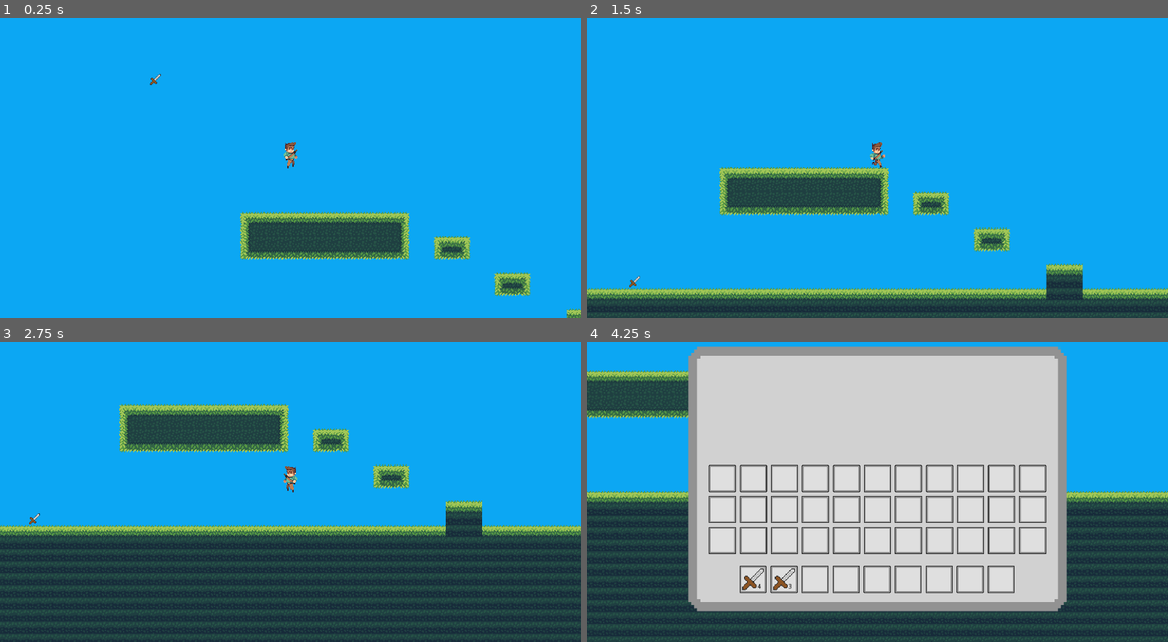
Above: before the commit, frames 1-4 (two rows, left to right).
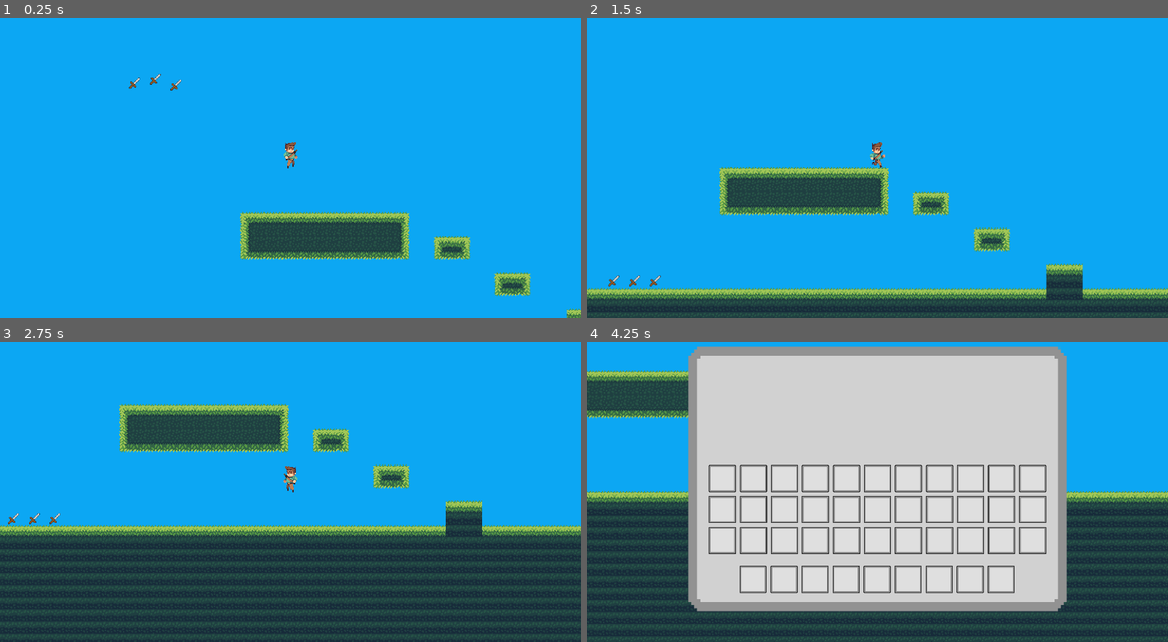
Above: after the commit, the same moments.

Repository: MysteryCoder456/Terons-Crusade
Game: Godot game, scene res://src/scenes/world.tscn
Same seed, same stepped clock (60 frames per second), same inputs: the game is played once before the commit and once after it.
Inputs (mouse positions are in pixels of both pictures, inside the frame that each line leads up to):
- Up to frame 1 (0.25 s): no input
- Up to frame 2 (1.5 s): move the mouse to (1005, 138) at 0.52 s; hold D (move_right) from 0.53 s (still down); click (1005, 138) at 0.6 s; tap W (jump) at 0.77 s; right-click (1005, 138) at 0.8 s; move the mouse to (761, 171) at 1.27 s; right-click (761, 171) at 1.35 s; click (761, 171) at 1.42 s
- Up to frame 3 (2.75 s): tap W (jump) at 1.52 s; tap R (pickup_item, bound only after the commit) at 1.55, 2.1 s; move the mouse to (348, 408) at 2.02 s; release D (move_right) at 2.03 s; hold A (move_left) from 2.03 s (still down); click (348, 408) at 2.3 s
- Up to frame 4 (4.25 s): move the mouse to (848, 543) at 2.77 s; release A (move_left) at 2.78 s; hold D (move_right) from 2.78 s (still down); click (848, 543) at 2.85 s; tap W (jump) at 3.02, 3.77 s; right-click (848, 543) at 3.05 s; move the mouse to (1051, 528) at 3.52 s; right-click (1051, 528) at 3.6 s; click (1051, 528) at 3.67 s; tap R (pickup_item, bound only after the commit) at 3.8 s; tap E (open_inventory) at 4.15 s

The runs differ from the first frame. In frame 1, less than 0.1% of the frame differs, in the area x 22-32%, y 18-25%; in frame 2, less than 0.1%; in frame 3, less than 0.1%; in frame 4, 0.2%, in the area x 26-36%, y 75-83%.

Commit message:
added item picking up

Diff:
--- a/Terons-Crusade/data/item_data.json
+++ b/Terons-Crusade/data/item_data.json
@@ -1,7 +1,7 @@
 {
     "Sword": {
         "category": "weapon",
-        "stack_size": 5,
+        "stack_size": 1,
         "damage": 5
     },
     "Dirt Block": {
--- a/Terons-Crusade/project.godot
+++ b/Terons-Crusade/project.godot
@@ -69,6 +69,12 @@
 , Object(InputEventJoypadButton,"resource_local_to_scene":false,"resource_name":"","device":0,"button_index":2,"pressure":0.0,"pressed":false,"script":null)
  ]
 }
+pickup_item={
+"deadzone": 0.5,
+"events": [ Object(InputEventKey,"resource_local_to_scene":false,"resource_name":"","device":0,"alt":false,"shift":false,"control":false,"meta":false,"command":false,"pressed":false,"scancode":82,"unicode":0,"echo":false,"script":null)
+, Object(InputEventJoypadButton,"resource_local_to_scene":false,"resource_name":"","device":0,"button_index":13,"pressure":0.0,"pressed":false,"script":null)
+ ]
+}
 
 [layer_names]
 
--- a/Terons-Crusade/src/actors/ItemDrop.tscn
+++ b/Terons-Crusade/src/actors/ItemDrop.tscn
@@ -16,18 +16,20 @@
 tracks/0/imported = false
 tracks/0/enabled = true
 tracks/0/keys = {
-"times": PoolRealArray( 0, 0.5 ),
+"times": PoolRealArray( -0.01, 0.5 ),
 "transitions": PoolRealArray( 1, 1 ),
 "update": 0,
-"values": [ Vector2( 0, 0 ), Vector2( 0, -5 ) ]
+"values": [ Vector2( 0, 0 ), Vector2( 0, -10 ) ]
 }
 
 [node name="ItemDrop" type="KinematicBody2D"]
 scale = Vector2( 0.2, 0.2 )
 collision_layer = 8
 script = ExtResource( 2 )
+speed = 40000.0
 
 [node name="Sprite" type="Sprite" parent="."]
+position = Vector2( 0, -3.12594 )
 texture = ExtResource( 1 )
 
 [node name="CollisionShape2D" type="CollisionShape2D" parent="."]
--- a/Terons-Crusade/src/actors/Player.tscn
+++ b/Terons-Crusade/src/actors/Player.tscn
@@ -8,7 +8,7 @@
 extents = Vector2( 10, 16 )
 
 [sub_resource type="RectangleShape2D" id=2]
-extents = Vector2( 20, 20 )
+extents = Vector2( 30, 30 )
 
 [node name="Player" type="KinematicBody2D"]
 collision_layer = 4
@@ -32,7 +32,10 @@
 visible = false
 
 [node name="ItemPickupDetector" type="Area2D" parent="."]
+collision_layer = 4
+collision_mask = 8
 
 [node name="CollisionShape2D" type="CollisionShape2D" parent="ItemPickupDetector"]
-visible = false
 shape = SubResource( 2 )
+[connection signal="body_entered" from="ItemPickupDetector" to="." method="_on_ItemPickupDetector_body_entered"]
+[connection signal="body_exited" from="ItemPickupDetector" to="." method="_on_ItemPickupDetector_body_exited"]
--- a/Terons-Crusade/src/scenes/world.tscn
+++ b/Terons-Crusade/src/scenes/world.tscn
@@ -19,3 +19,10 @@
 tile_data = PoolIntArray( 851975, 0, 0, 851976, 0, 1, 851977, 0, 1, 851978, 0, 1, 851979, 0, 1, 851980, 0, 1, 851981, 0 …(34484 unchanged characters)…
 
 [node name="ItemDrop" parent="." instance=ExtResource( 4 )]
+
+[node name="ItemDrop2" parent="." instance=ExtResource( 4 )]
+position = Vector2( 27.2195, 7.87932 )
+
+[node name="ItemDrop3" parent="." instance=ExtResource( 4 )]
+position = Vector2( -27.5776, 5.37225 )
+speed = 4000.0
--- a/Terons-Crusade/src/scripts/Globals.gd
+++ b/Terons-Crusade/src/scripts/Globals.gd
@@ -1,3 +1,51 @@
 extends Node
 
 var gravity = 1000
+
+var player_hotbar = {
+	0: null,
+	1: null,
+	2: null,
+	3: null,
+	4: null,
+	5: null,
+	6: null,
+	7: null,
+	8: null
+}
+
+var player_inventory = {
+	0: null,
+	1: null,
+	2: null,
+	3: null,
+	4: null,
+	5: null,
+	6: null,
+	7: null,
+	8: null,
+	9: null,
+	10: null,
+	11: null,
+	12: null,
+	13: null,
+	14: null,
+	15: null,
+	16: null,
+	17: null,
+	18: null,
+	19: null,
+	20: null,
+	21: null,
+	22: null,
+	23: null,
+	24: null,
+	25: null,
+	26: null,
+	27: null,
+	28: null,
+	29: null,
+	30: null,
+	31: null,
+	32: null
+}
--- a/Terons-Crusade/src/scripts/Inventory.gd
+++ b/Terons-Crusade/src/scripts/Inventory.gd
@@ -1,19 +1,22 @@
 extends Node2D
 
 const Slot = preload("res://src/scripts/Slot.gd")
+const Item = preload("res://src/scripts/Item.gd")
 var held_item = null
 
 
 func _ready():
 	for slot in $MainInventory.get_children():
-		slot.connect("gui_input", self, "slot_gui_input", [slot])
+		slot.connect("gui_input", self, "slot_gui_input", [slot, false])
 
 	for slot in $Hotbar.get_children():
-		slot.connect("gui_input", self, "slot_gui_input", [slot])
+		slot.connect("gui_input", self, "slot_gui_input", [slot, true])
 
-func slot_gui_input(event: InputEvent, slot: Slot):
+func slot_gui_input(event: InputEvent, slot: Slot, in_hotbar):
 	if event is InputEventMouseButton:
 		if event.button_index == BUTTON_LEFT and event.pressed:
+			var slot_id = int(slot.name.replace("Slot", ""))
+
 			if held_item:
 				if !slot.item:
 					held_item.position = Vector2(7.2, 7.2)
@@ -41,6 +44,79 @@
 					held_item = slot.item
 					held_item.global_position = get_global_mouse_position()
 					slot.pick_item()
+					if in_hotbar:
+						Globals.player_hotbar[slot_id - 1] = null
+					else:
+						Globals.player_inventory[slot_id - 1] = null
+
+
+			# Update inventory variables
+			if slot.item:
+				var item_info = [slot.item.item_name, slot.item.item_quantity]
+				if in_hotbar:
+					Globals.player_hotbar[slot_id - 1] = item_info
+				else:
+					Globals.player_inventory[slot_id - 1] = item_info
+				print(Globals.player_hotbar)
+
+
+func add_item(item: Item) -> bool:
+	var free_slot = null
+	var slot_found = false
+	var slot_found_in_hotbar = false
+
+	# Find existing stack in hotbar
+	for slot in $Hotbar.get_children():
+		if slot.item:
+			if slot.item.item_name == item.item_name:
+				if slot.item.item_quantity + item.item_quantity <= item.stack_size:
+					slot.item.add_item_quantity(item.item_quantity)
+					free_slot = slot
+					slot_found = true
+					slot_found_in_hotbar = true
+					break
+
+#	# Find existing stack in inventory
+	if not slot_found:
+		for slot in $MainInventory.get_children():
+			if slot.item:
+				if slot.item.item_name == item.item_name:
+					if slot.item.item_quantity + item.item_quantity <= item.stack_size:
+						slot.item.add_item_quantity(item.item_quantity)
+						free_slot = slot
+						slot_found = true
+						break
+#
+#	# Find free slot in hotbar
+	if not slot_found:
+		for slot in $Hotbar.get_children():
+			if not slot.item:
+				item.position = Vector2(7.2, 7.2)
+				slot.place_item(item)
+				free_slot = slot
+				slot_found = true
+				slot_found_in_hotbar = true
+				break
+#
+#	# Find free slot in inventory
+	if not slot_found:
+		for slot in $MainInventory.get_children():
+			if not slot.item:
+				slot.place_item(item)
+				free_slot = slot
+				slot_found = true
+				break
+
+	if slot_found:
+		var slot_id = int(free_slot.name.replace("Slot", ""))
+		var item_info = [free_slot.item.item_name, free_slot.item.item_quantity]
+		if slot_found_in_hotbar:
+			Globals.player_hotbar[slot_id - 1] = item_info
+		else:
+			Globals.player_inventory[slot_id - 1] = item_info
+		print(Globals.player_hotbar)
+
+	return slot_found
 
 
 func _physics_process(delta):
--- a/Terons-Crusade/src/scripts/Item.gd
+++ b/Terons-Crusade/src/scripts/Item.gd
@@ -1,14 +1,18 @@
 extends Node2D
 
 var item_name
-var item_quantity = 1
-var stack_size = 64
+var item_quantity
+var stack_size
+
+func init(name, quantity):
+	item_name = name
+	item_quantity = quantity
+	stack_size = int(JsonData.item_data[item_name]["stack_size"])
 
 
 func _ready():
 	$TextureRect.texture = load("res://assets/items/" + item_name + "/" + item_name + ".png")
 	$Label.text = String(item_quantity)
-	stack_size = int(JsonData.item_data[item_name]["stack_size"])
 
 	if stack_size == 1:
 		$Label.visible = false
--- a/Terons-Crusade/src/scripts/ItemDrop.gd
+++ b/Terons-Crusade/src/scripts/ItemDrop.gd
@@ -1,7 +1,14 @@
 extends KinematicBody2D
 
-var item_name = "Sword"
+const Player = preload("res://src/scripts/Player.gd")
+const Item = preload("res://src/ui/Item.tscn")
+
+export var speed: float = 4000
+export var item_name = "Sword"
+export var item_quantity = 1
 var velocity: Vector2
+var is_picked_up = false
+var player: Player
 
 
 func _ready():
@@ -9,5 +16,24 @@
 
 
 func _physics_process(delta):
-	velocity.y += Globals.gravity * delta
+	if is_picked_up:
+		var direction = global_position.direction_to(player.global_position)
+		velocity = velocity.move_toward(direction * speed, Globals.gravity * delta)
+
+		if global_position.distance_to(player.global_position) < 7:
+			var item = Item.instance()
+			item.init(self.item_name, self.item_quantity)
+			var pickup_success = player.get_node("Inventory").add_item(item)
+
+			if pickup_success:
+				queue_free()
+			else:
+				is_picked_up = false
+	else:
+		velocity.y += Globals.gravity * delta
 	velocity = move_and_slide(velocity, Vector2.UP)
+
+
+func pick_up(body):
+	is_picked_up = true
+	player = body
--- a/Terons-Crusade/src/scripts/Player.gd
+++ b/Terons-Crusade/src/scripts/Player.gd
@@ -2,6 +2,7 @@
 
 var velocity: Vector2
 var inventory_open = false
+var itemdrops_in_reach = []
 export var speed: Vector2
 export var reach_distance: float
 
@@ -12,14 +13,7 @@
 	$AnimatedSprite.playing = true
 	$Inventory.visible = false
 
-	var sword_item = item_scene.instance()
-	sword_item.item_name = "Sword"
-	sword_item.item_quantity = 4
-	$Inventory/Hotbar/Slot1.place_item(sword_item)
-	var sword_item_2 = item_scene.instance()
-	sword_item_2.item_name = "Sword"
-	sword_item_2.item_quantity = 3
-	$Inventory/Hotbar/Slot2.place_item(sword_item_2)
+	refresh_inventory()
 
 
 func _input(event):
@@ -27,11 +21,32 @@
 		$Inventory.visible = !inventory_open
 		inventory_open = $Inventory.visible
 
+	if Input.is_action_just_pressed("pickup_item"):
+		if len(itemdrops_in_reach) > 0:
+			for itemdrop in itemdrops_in_reach:
+				itemdrop.pick_up(self)
+
 
 func _physics_process(delta):
 	animate_character()
 	velocity = get_movement_velocity()
 	velocity = move_and_slide(velocity, Vector2.UP)
+
+
+func refresh_inventory():
+	for hotbar_id in Globals.player_hotbar.keys():
+		var item_info = Globals.player_hotbar[hotbar_id]
+		if item_info:
+			var item_object = item_scene.instance()
+			item_object.init(item_info[0], item_info[1])
+			get_node("Inventory/Hotbar/Slot" + String(hotbar_id + 1)).place_item(item_object)
+
+	for inv_id in Globals.player_hotbar.keys():
+		var item_info = Globals.player_inventory[inv_id]
+		if item_info:
+			var item_object = item_scene.instance()
+			item_object.init(item_info[0], item_info[1])
+			get_node("Inventory/MainInventory/Slot" + String(inv_id + 1)).place_item(item_object)
 
 
 func get_movement_velocity():
@@ -63,3 +78,13 @@
 			$AnimatedSprite.play("jumping")
 	else:
 		$AnimatedSprite.play("idle")
+
+
+func _on_ItemPickupDetector_body_entered(body):
+	if body.collision_layer == 8:
+		itemdrops_in_reach.append(body)
+
+
+func _on_ItemPickupDetector_body_exited(body):
+	if body in itemdrops_in_reach:
+		itemdrops_in_reach.erase(body)
